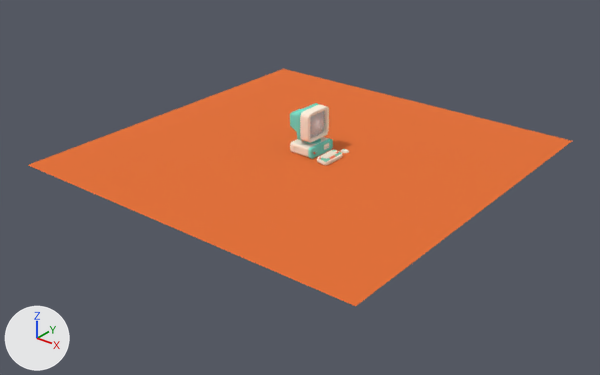
One commit to the Blender file public/models/cute-monitor.blend: the scene before it, then after it.
Rendered twice from a 50 mm lens placed at (31.1, -40.3, 22.0), pointed at (0.4, -2.0, -1.8). Lighting does not change. The marker at lower left points along +X, +Y and +Z. The older version comes first.

The first picture shows 'Plane', 'front' and 7 more.
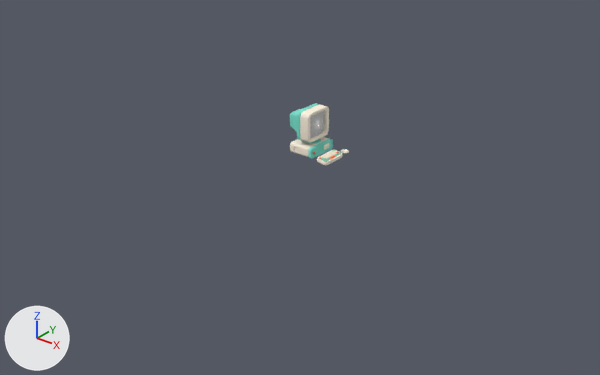
Pixel boxes [x1, y1, x2, y2] of what changed, in the pictures (600 x 375 px):
'Plane', hidden (orange): before [28, 69, 572, 306]

Patch to the scene script:
```diff
--- a/public/models/cute-monitor.blend.py
+++ b/public/models/cute-monitor.blend.py
@@ ob_plane @@
 ob_plane.scale = (1.18, 1.18, 0.728)
+ob_plane.hide_render = True
```
